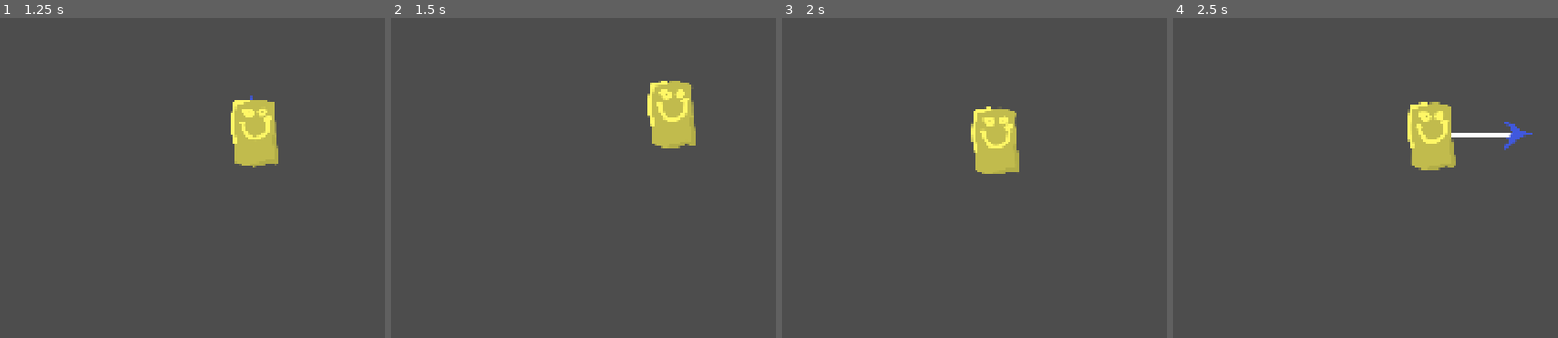
Above: before the commit, frames 1-4 (left to right).
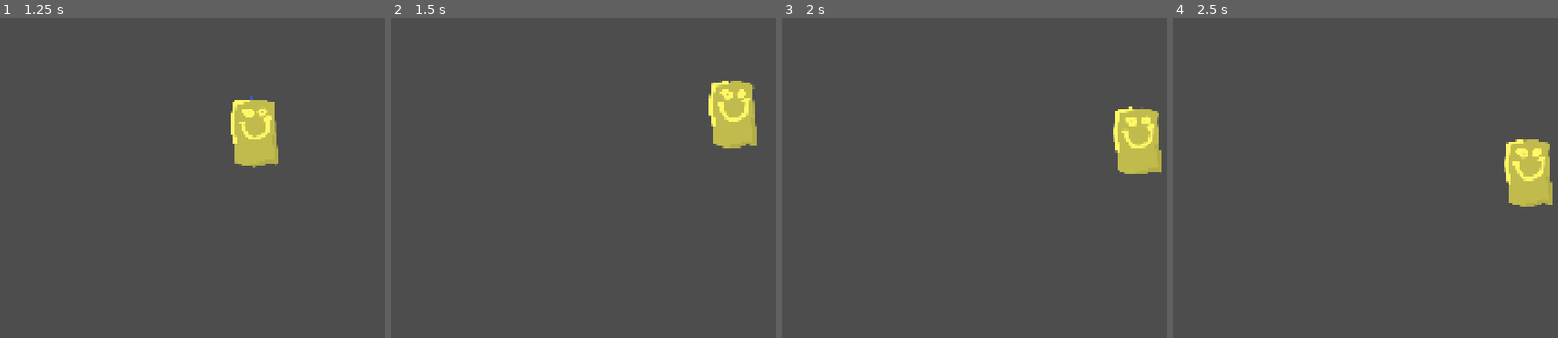
Above: after the commit, the same moments.

Repository: ParadoxicXenos/haven-game-wlg
Game: Godot game, scene res://Scenes/levels.tscn
The game is run twice, just before and just after one commit, with the same random seed, the same clock (stepped at 60 frames per second) and the same inputs.
Inputs (mouse positions are in pixels of both pictures, inside the frame that each line leads up to):
- Up to frame 1 (1.25 s): move the mouse to (outside the picture) at 0.52 s; press the mouse at (outside the picture) at 0.53 s; hold Right (right) from 0.53 s (still down)
- Up to frame 2 (1.5 s): tap Enter at 1.25 s; move the mouse to (498, 152) at 1.27 s; release Right (right) at 1.28 s; release the mouse at (498, 152) at 1.28 s; hold Left (left) from 1.28 s (still down); click (498, 152) at 1.35 s
- Up to frame 3 (2 s): keep holding Left (left)
- Up to frame 4 (2.5 s): move the mouse to (1500, 43) at 2.02 s; release Left (left) at 2.03 s; press the mouse at (1500, 43) at 2.03 s; hold Right (right) from 2.03 s (still down); tap Space (space) at 2.1 s

Frame 1 is identical in both runs. In frame 2, 4.6% of the frame differs, in the area x 66-96%, y 19-41%; in frame 3, 4.6%; in frame 4, 5.1%, in the area x 60-99%, y 26-59%.

Commit message:
Better Sling Logic!
Transitions between sling and normal

Diff:
--- /dev/null
+++ b/game/Scenes/Shader_Test.tscn
@@ -0,0 +1,22 @@
+[gd_scene format=3 uid="uid://ds0qq0c38lkx8"]
+
+[ext_resource type="PackedScene" uid="uid://b2c5qqcpt6vw1" path="res://Scenes/levels.tscn" id="1_7vbfr"]
+[ext_resource type="Shader" path="res://Shaders/ShaderTest.gdshader" id="2_2fgk4"]
+
+[sub_resource type="ShaderMaterial" id="ShaderMaterial_u0f01"]
+shader = ExtResource("2_2fgk4")
+shader_parameter/movementMag = 0.0
+
+[node name="ShaderTest" type="Node2D" unique_id=259047168]
+
+[node name="Levels" parent="." unique_id=1159028874 instance=ExtResource("1_7vbfr")]
+
+[node name="CanvasLayer" type="CanvasLayer" parent="." unique_id=1904711587]
+
+[node name="ColorRect" type="ColorRect" parent="CanvasLayer" unique_id=451561661]
+material = SubResource("ShaderMaterial_u0f01")
+anchors_preset = -1
+anchor_right = 0.9990001
+anchor_bottom = 0.994
+offset_right = 0.9199219
+offset_bottom = 0.47998047
--- a/game/Scripts/arrow.gd
+++ b/game/Scripts/arrow.gd
@@ -15,8 +15,8 @@
 
 # Called every frame. 'delta' is the elapsed time since the previous frame.
 func _process(delta: float) -> void:
-	if charBody.slinging:
-		charBody.canMove = false
+	#if charBody.slinging:
+		#charBody.canMove = false
 
 	playerPos = charBody.global_position
 
@@ -38,7 +38,7 @@
 			arrowHead.rotation_degrees -= 90
 
 		if Input.is_action_just_released("click"):
-			charBody.slinging = false
+			charBody.slinging = true
 			var mouseVec= OGmousePos-get_global_mouse_position()
 			print("RELEASED")
 			arrowLine.visible = false
--- a/game/Scripts/player.gd
+++ b/game/Scripts/player.gd
@@ -16,6 +16,7 @@
 func _on_ready():
 	pass
 func _physics_process(delta: float) -> void:
+	print(slinging)
 	if not is_on_floor():
 		velocity += Vector2(0, GRAVITY) * delta
 	# Handle jump.
@@ -29,6 +30,7 @@
 		if direction:
 			velocity.x += direction * SPEED
 		velocity.x *= 0.9
+
 	if is_on_floor():
 		canSling=true
 		slinging = false
@@ -42,16 +44,17 @@
 	if canMove:
 		move_and_slide()
 
-	for i in range(get_slide_collision_count()):
-		var collision = get_slide_collision(i)
-		var collider = collision.get_collider()
-		if collider is StaticBody2D:
-			collision_normal = collision.get_normal()
-			collision_point = collision.get_position()
-			impact = (velo.x * collision_normal.x)+(velo.y*collision_normal.y)
-			reflected = Vector2(velo.x-(1.8*impact*collision_normal.x),velo.y-(1.8*impact*collision_normal.y))
-			velocity=reflected
-			reflected = Vector2(0,0)
-			print(velocity)
-			if velocity.y >-105&& velocity.y < 0:
-				velocity.y = 0
+	if slinging :
+		for i in range(get_slide_collision_count()):
+			var collision = get_slide_collision(i)
+			var collider = collision.get_collider()
+			if collider is StaticBody2D:
+				collision_normal = collision.get_normal()
+				collision_point = collision.get_position()
+				impact = (velo.x * collision_normal.x)+(velo.y*collision_normal.y)
+				reflected = Vector2(velo.x-(1.8*impact*collision_normal.x),velo.y-(1.8*impact*collision_normal.y))
+				velocity=reflected
+				reflected = Vector2(0,0)
+				print(velocity)
+				if velocity.y >-105&& velocity.y < 0:
+					velocity.y = 0
